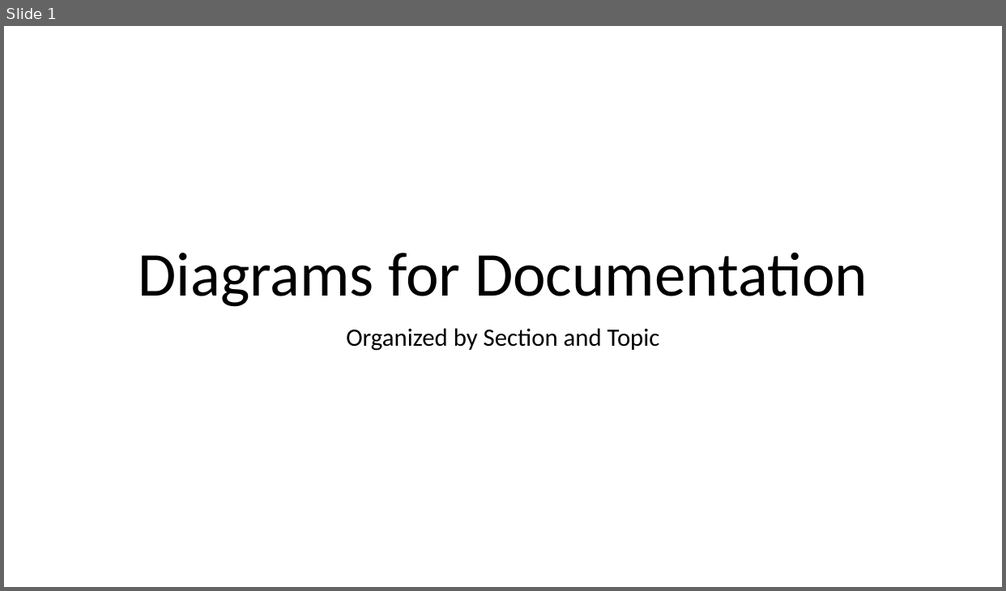
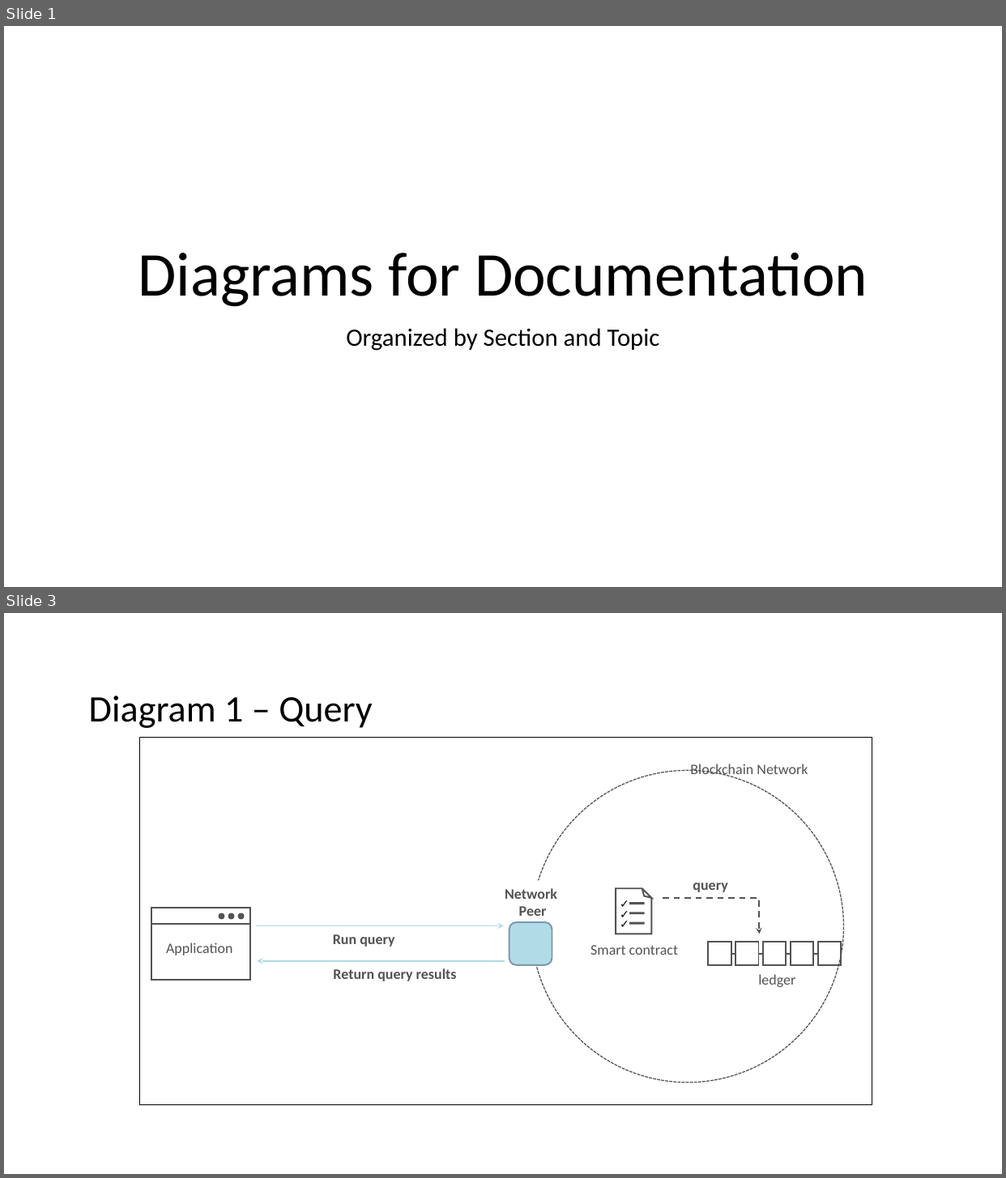
Before and after one commit to hyperledger/fabric, a slide deck: docs/source/tutorial/diagrams.pptx. Shown one above the other, each under a label of ours: slide 1 before the commit, slides 1 and 3 after it; the slides between them are not shown. The pictures are 1006x591 and 1006x1178 pixels, drawn with LibreOffice and Linux fonts; fonts in the diff are those of the drawing. Boxes give left, top, right and bottom in pixels: in the first picture for what was removed or moved away, otherwise in the second. Text is boxed around its words. In the diff, an @@ line names an element or a change of style, - is before the commit and + after.

Commit message:
[FAB-13024] Update fabcar doc
Updates for fabric-network programming model.

```diff
--- a/docs/source/tutorial/diagrams.pptx
+++ b/docs/source/tutorial/diagrams.pptx
@@ slide 3 added at box(4, 613, 1002, 1174), background #FFFFFF @@
@@ text added at box(89, 696, 372, 728), 36 pt, text #000000 @@
+Diagram 1 – Query
@@ rectangle added at box(139, 737, 872, 1105), outline #000000 1 pt @@
@@ group added at box(151, 764, 844, 1082): 11 texts, 8 lines, 6 rectangles, 4 ellipses, 2 arrows, 1 rounded rectangle, 1 folded corner, 1 elbow arrow @@
+Application
+Network
+Peer
+Run query
+Return query results
+✓
+✓
+✓
+Smart contract
+query
+ledger
+Blockchain Network
```
Also in this commit, not shown: 1 slide changed, 2 other slides added, 4 other files.
